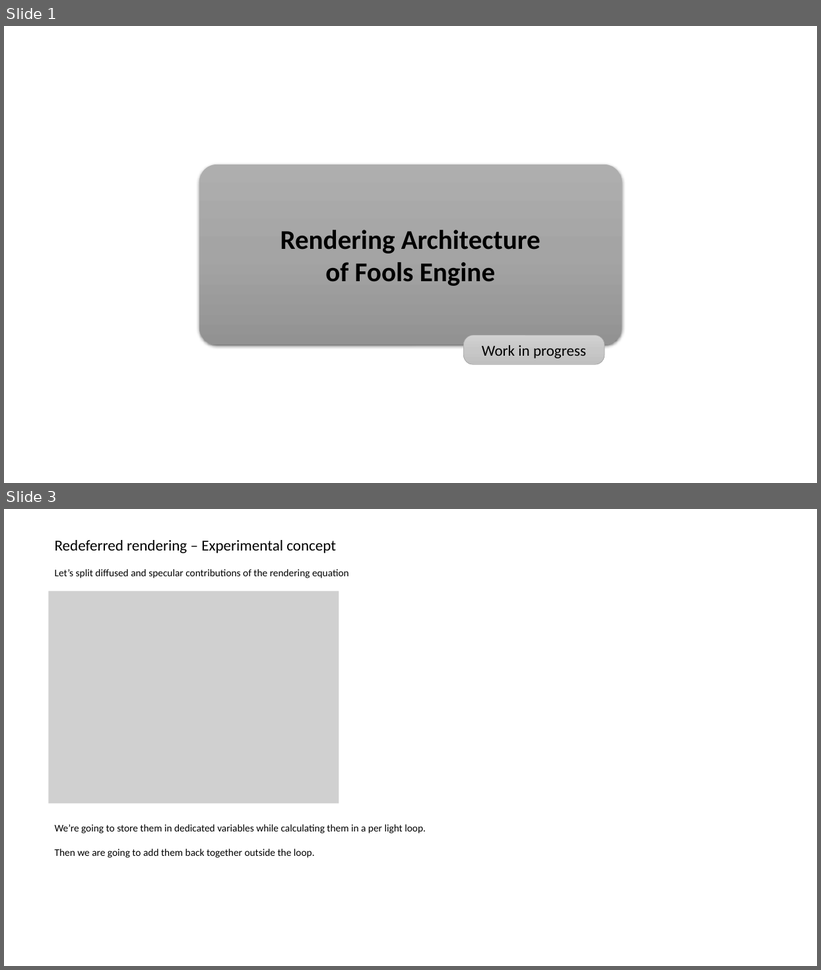
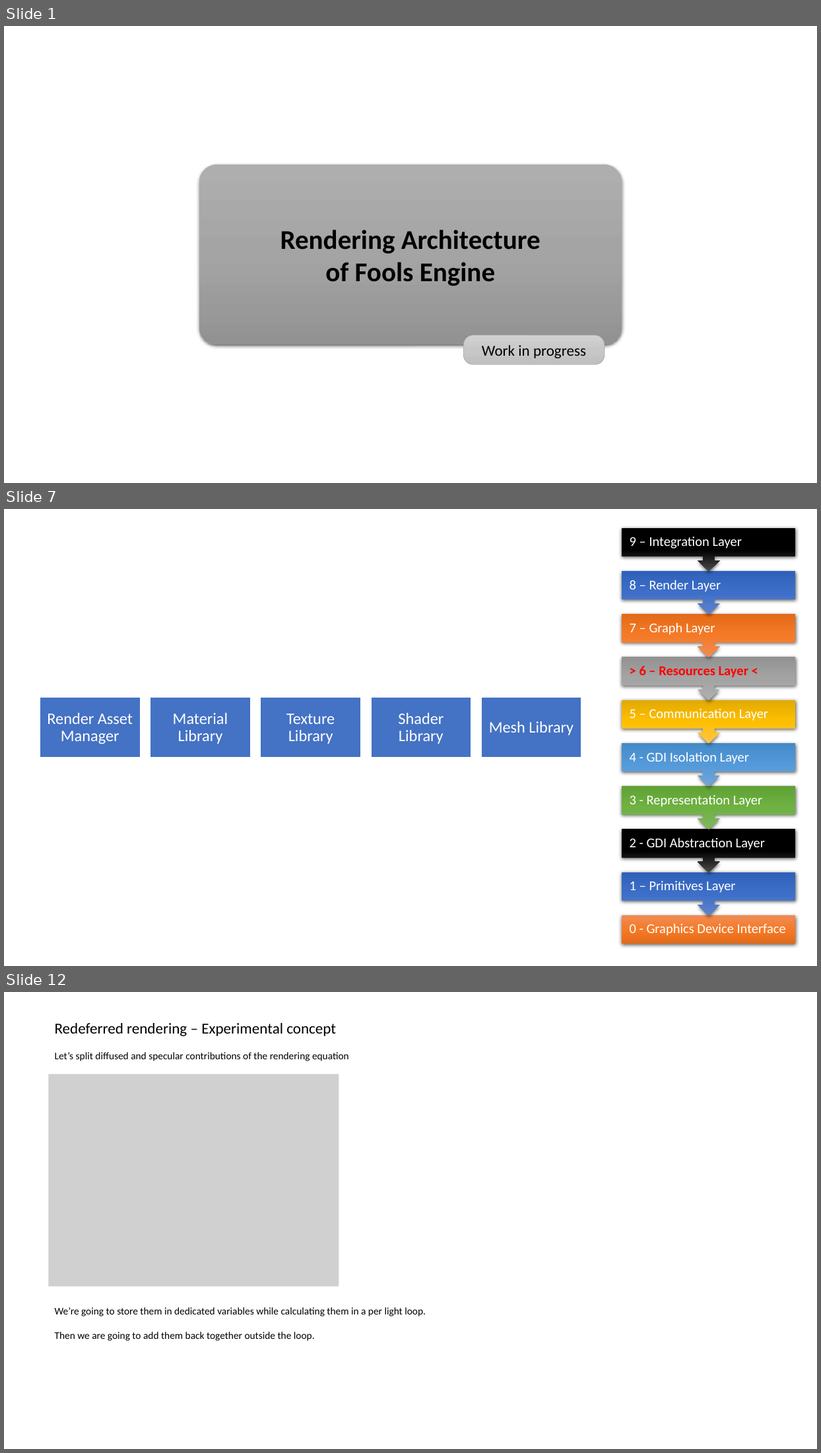
Before and after one commit to pawel-kaleta/FoolsEngine, a slide deck: Documentation/Rendering Architecture.pptx. Shown one above the other, each under a label of ours: slides 1 and 3 before the commit, slides 1, 7 and 12 after it; the slides between them are not shown. The pictures are 821x970 and 821x1453 pixels, drawn with LibreOffice and Linux fonts; fonts in the diff are those of the drawing; grey boxes stand for pictures. Boxes give left, top, right and bottom in pixels: in the first picture for what was removed or moved away, otherwise in the second. Text is boxed around its words. In the diff, an @@ line names an element or a change of style, - is before the commit and + after.

```diff
--- a/Documentation/Rendering Architecture.pptx
+++ b/Documentation/Rendering Architecture.pptx
@@ slide 7 added at bbox=[4, 509, 817, 966], background #FFFFFF @@
@@ group added at bbox=[622, 528, 796, 944]: 10 texts, 9 up arrow callouts, 1 rectangle @@
+0 - Graphics Device Interface
+1 – Primitives Layer
+2 - GDI Abstraction Layer
+3 - Representation Layer
+4 - GDI Isolation Layer
+5 – Communication Layer
+> 6 – Resources Layer <
+7 – Graph Layer
+8 – Render Layer
+9 – Integration Layer
@@ group added at bbox=[40, 698, 582, 758]: 5 rectangles, 5 texts @@
+Render Asset Manager
+Material Library
+Texture Library
+Shader Library
+Mesh Library
@@ what was slide 3 is now slide 12 @@
```
Also in this commit, not shown: 1 slide changed, 8 other slides added, 39 other files.
